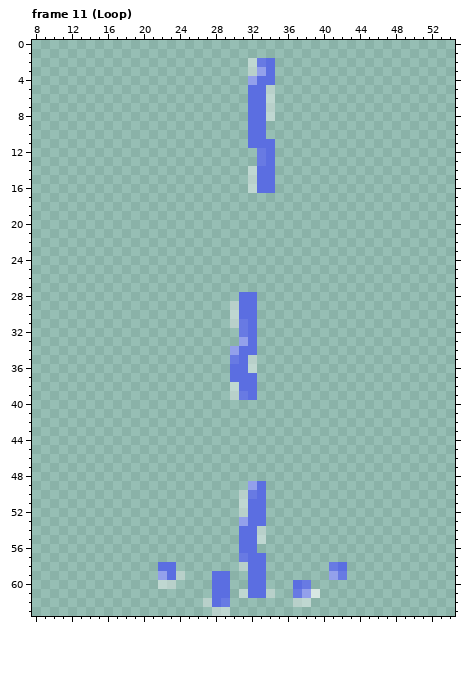
Pixel-art file, stored at Mohanjo daro/Assets/Art/Effects/Lightning.aseprite. Above is the file before it was changed.
64x64 pixels, 12 frames. Shown: frame 11 (Loop): x 8..54, y 0..63. The commit also changed other frames, which this record leaves out.
And afterwards:
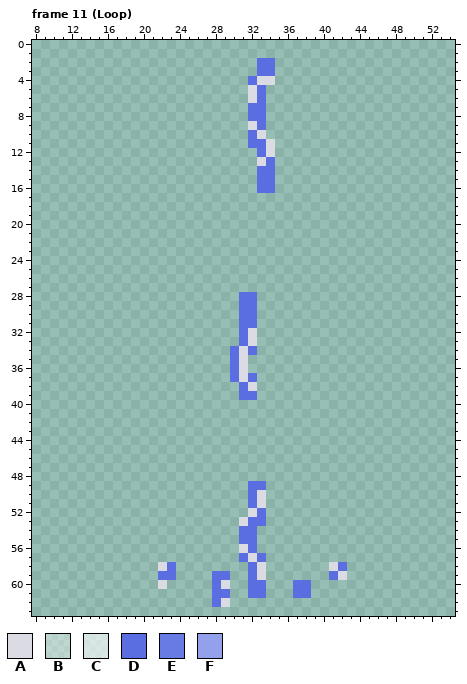
Palette (. is transparent): A #dadbe3  B #ffffff64  C #ffffffa1  D #5b6ee1  E #687ae3  F #93a0eb
Edits made:
layer "Layer 2" now hidden
layer "Layer 3" now hidden
layer "Layer 4" now hidden
layer "Layer 5" added
Changed rows in their new state; - is an unchanged pixel.
Frame 11 (Loop):
first column x 32:
 2 .D-
 3 .D-
 4 DAA
 5 A-.
 6 A-.
 7 --.
 8 --.
 9 A--
10 -A-
11 --A
12 -DA
13 -A-
14 .--
15 .--
16 .--
first column x 30:
29 .--
30 .--
31 .D-
32 -DA
33 -DA
34 DA-
35 DA.
36 -A.
37 -A-
38 .-A
39 .D-
first column x 22:
49 ----------D----------
50 ---------.DA---------
51 ---------.-A---------
52 ---------.A----------
53 ---------A-----------
54 -----------.---------
55 -----------.---------
56 ---------A-----------
57 ---------DA----------
58 A--------.-A-------A-
59 D-.--------A-------DA
60 A.-----A--------D----
61 ---------.--.--DD.---
62 -----.-A-------..----
63 ------..-------------
Where, in picture pixels (left, top, right, bottom), the same in both pictures:
changed: (248, 58, 275, 193)
changed: (230, 301, 257, 400)
changed: (158, 481, 347, 616)
